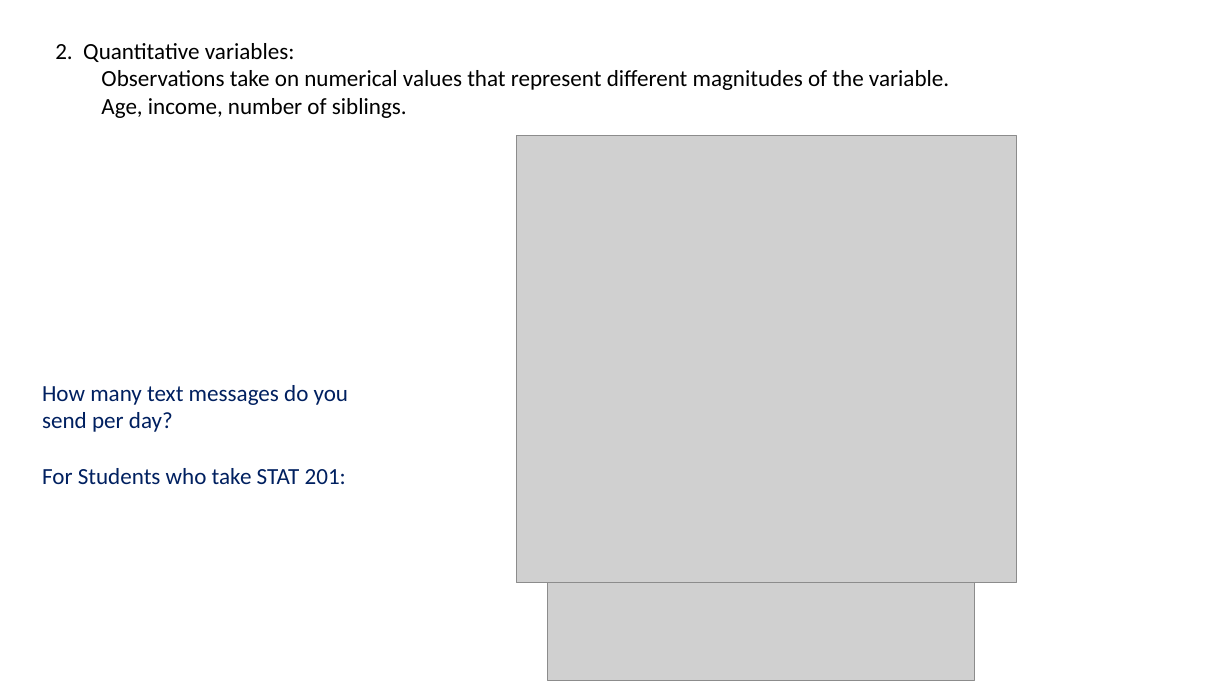
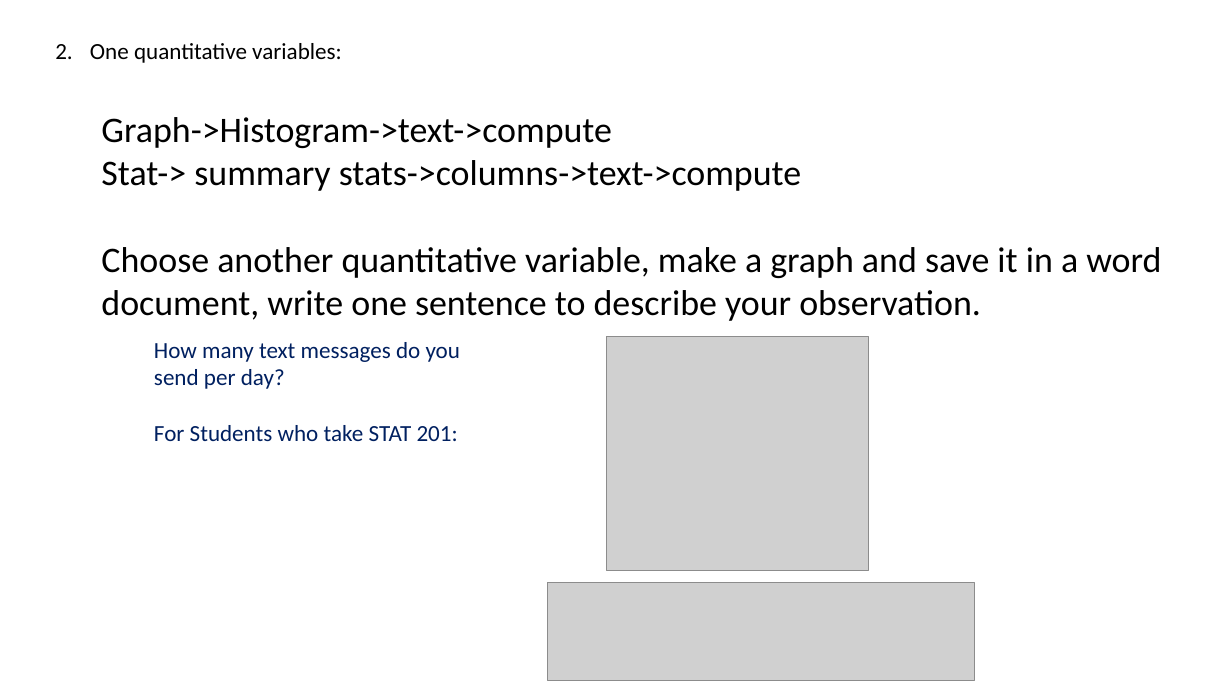
Before and after one commit to Shanlearning/Stat-201-teaching, a slide deck: slide 8 of Lab2/Lab 2.pptx (slide 9 before the commit). Drawn at 1232x693 pixels with LibreOffice and Linux fonts; fonts in the diff are those of the drawing; grey boxes stand for pictures. Boxes give left, top, right and bottom in pixels: in the first picture for what was removed or moved away, otherwise in the second. Text is boxed around its words. In the diff, an @@ line names an element or a change of style, - is before the commit and + after.

```diff
--- a/Lab2/Lab 2.pptx
+++ b/Lab2/Lab 2.pptx
@@ text at <box>90,43,1161,321</box>: text changed; size 18 to 28 pt @@
-  2. Quantitative variables:
-    Observations take on numerical values that represent different magnitudes of the variable.
-    Age, income, number of siblings.
+  2. One quantitative variables:
+    Graph->Histogram->text->compute
+    Stat-> summary stats->columns->text->compute
+    Choose another quantitative variable, make a graph and save it in a word document, write one sentence to describe your observation.
@@ text "How many text messages do ...": place and size @@
-text "How many text messages do ..." at <box>42,385,348,484</box>
+text "How many text messages do ..." at <box>154,342,460,441</box>
@@ picture: place and size @@
-picture at <box>517,135,1017,582</box>
+picture at <box>606,336,868,570</box>
```
Also in this commit, not shown: 4 other slides changed.
